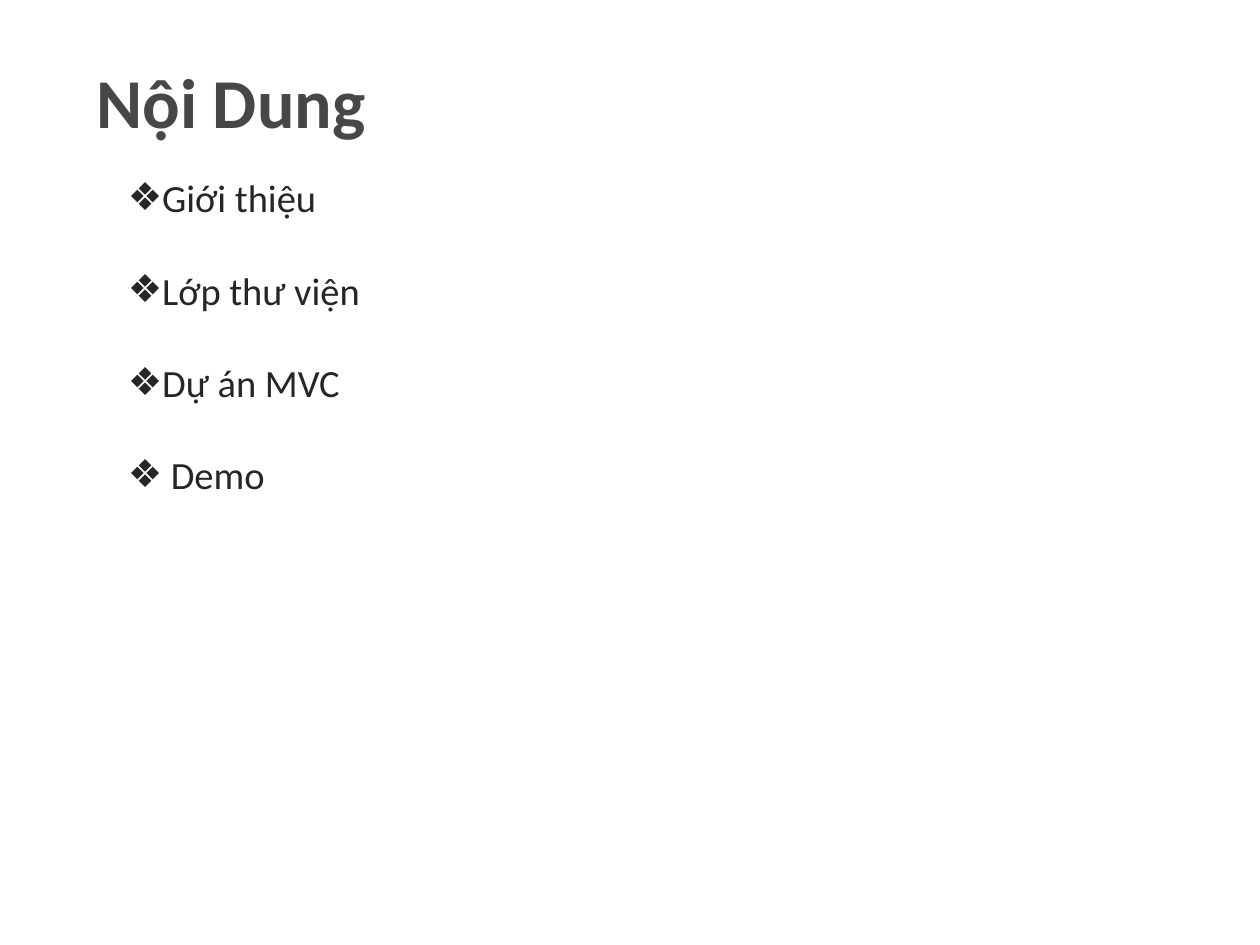
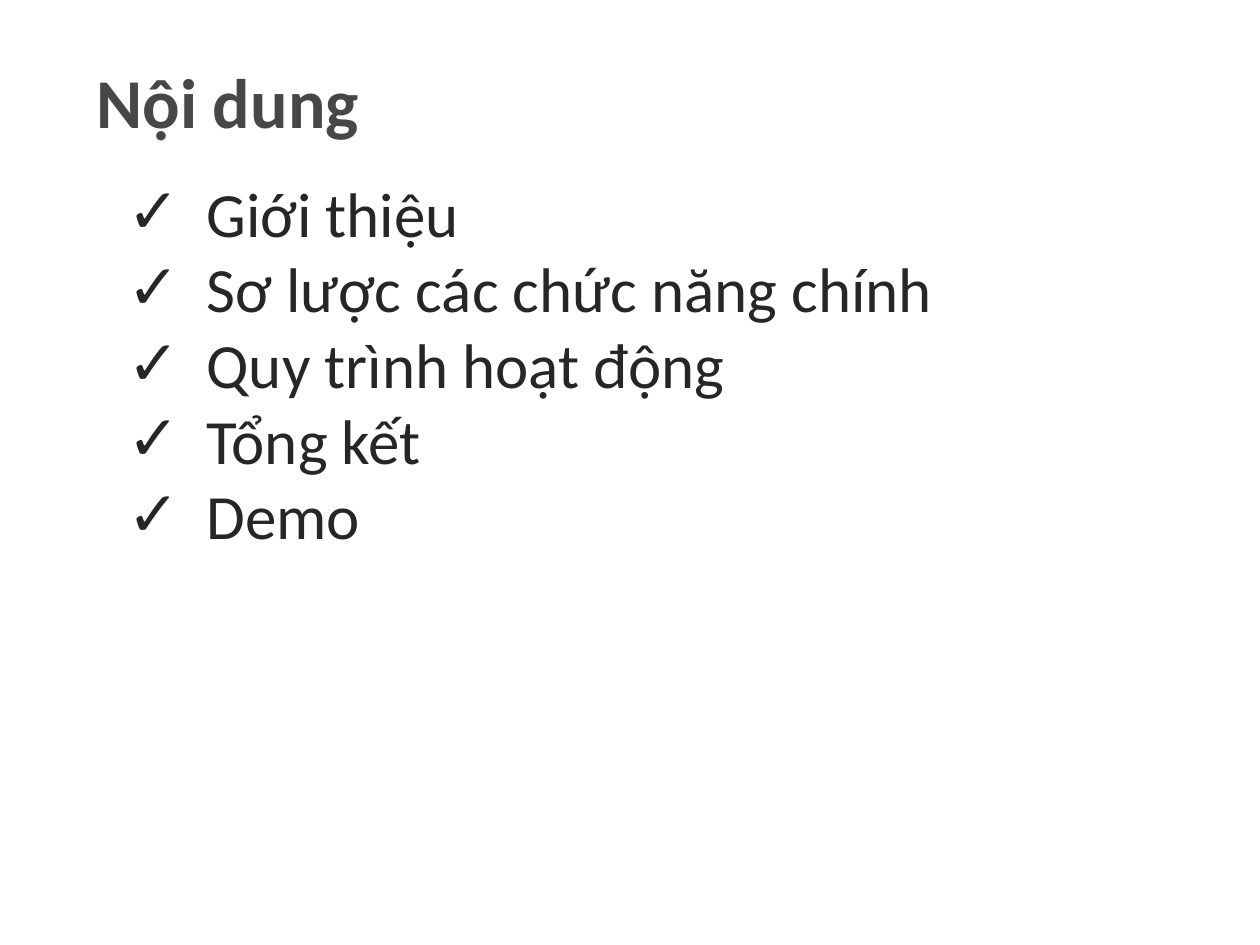
Before and after one commit to marcsommer/mvc-gen, a slide deck: slide 2 of Report/ThietKeMau.pptx. Drawn at 1260x945 pixels with LibreOffice and Linux fonts; fonts in the diff are those of the drawing; background and template pictures are left out. Boxes give left, top, right and bottom in pixels: in the first picture for what was removed or moved away, otherwise in the second. Text is boxed around its words. In the diff, an @@ line names an element or a change of style, - is before the commit and + after.

```diff
--- a/Report/ThietKeMau.pptx
+++ b/Report/ThietKeMau.pptx
@@ text at bbox=[96, 79, 359, 141]: text changed @@
-Nội Dung
+Nội dung
@@ text at bbox=[207, 193, 459, 540]: size 22 to 36 pt in "Giới thiệu", "Demo"; bullet ❖ to ✓ @@
@@ text at bbox=[207, 267, 932, 475]: text changed; size 22 to 36 pt @@
-❖ Lớp thư viện
-❖ Dự án MVC
+✓ Sơ lược các chức năng chính
+✓ Quy trình hoạt động
+✓ Tổng kết
```
Also in this commit, not shown: 2 other slides changed, 9 slides added, 8 slides removed.
